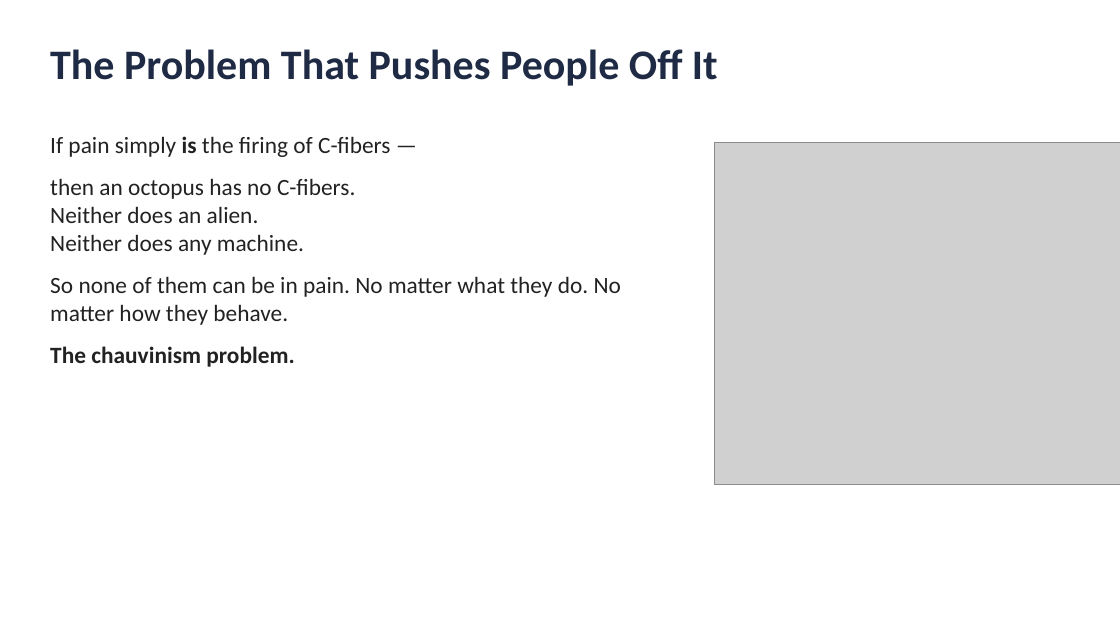
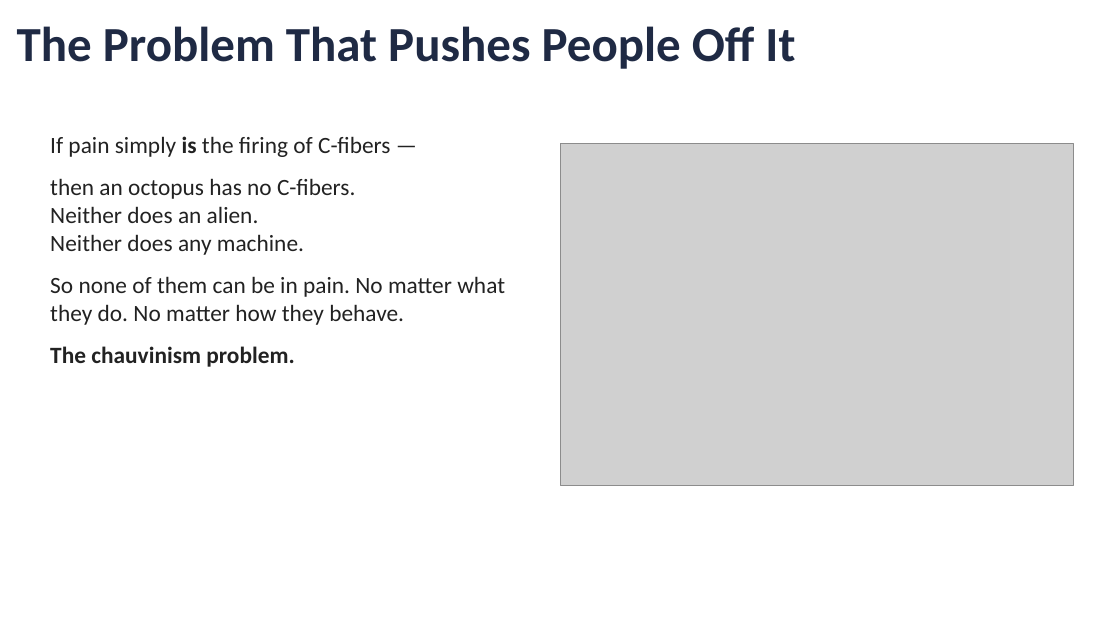
Before and after one commit to jonwillits/intro_to_bcs, a slide deck: slide 15 of mind_and_brain/mind_and_brain_lecture_1.pptx (slide 12 before the commit). Drawn at 1120x630 pixels with LibreOffice and Linux fonts; fonts in the diff are those of the drawing; grey boxes stand for pictures. Boxes give left, top, right and bottom in pixels: in the first picture for what was removed or moved away, otherwise in the second. Text is boxed around its words. In the diff, an @@ line names an element or a change of style, - is before the commit and + after.

Commit message:
Module 2: reading, figures, glossary, and back matter

```diff
--- a/mind_and_brain/mind_and_brain_lecture_1.pptx
+++ b/mind_and_brain/mind_and_brain_lecture_1.pptx
@@ text "The Problem That Pushes People ...": place and size @@
-text "The Problem That Pushes People ..." at <box>50,49,718,86</box>
+text "The Problem That Pushes People ..." at <box>17,26,795,69</box>
@@ text "The Problem That Pushes People ..." at <box>17,26,795,69</box>: size 36 to 42 pt @@
@@ text "If pain simply is the ..." rewrapped from <box>50,136,621,367</box> to <box>50,136,505,367</box> @@
@@ picture: place and size @@
-picture at <box>714,143,1120,485</box>
+picture at <box>560,144,1073,486</box>
```
Also in this commit, not shown: 19 other slides changed, 9 slides added, 1 slide removed, 24 other files.
